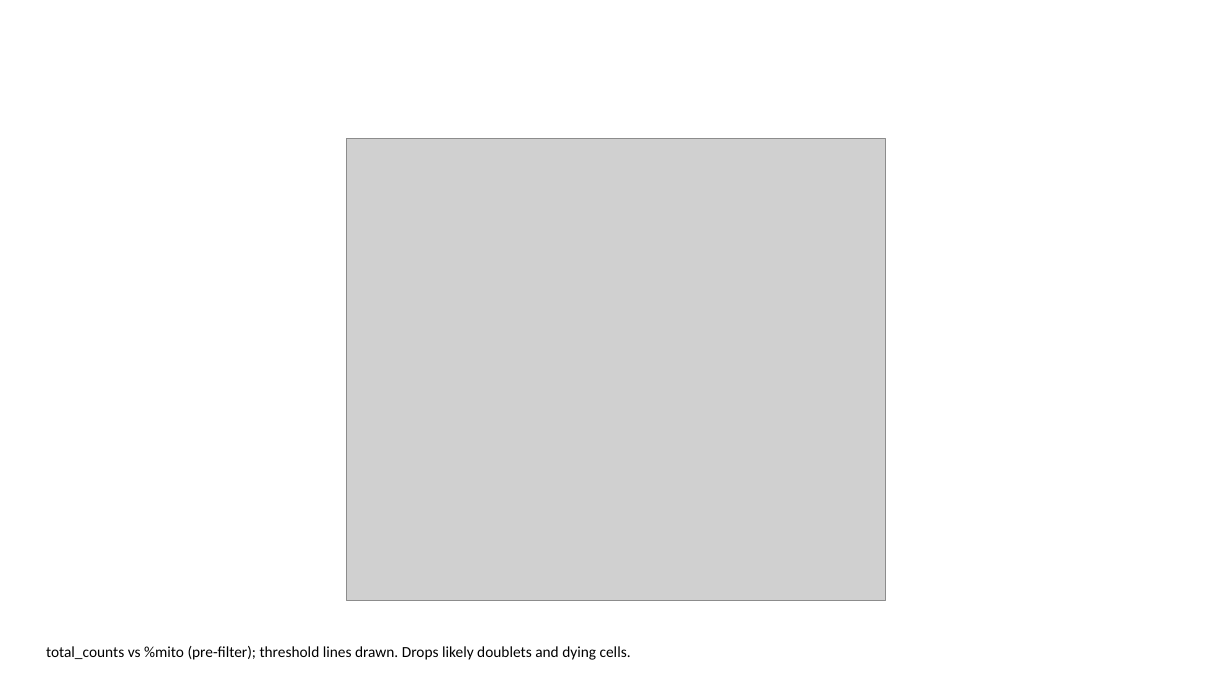
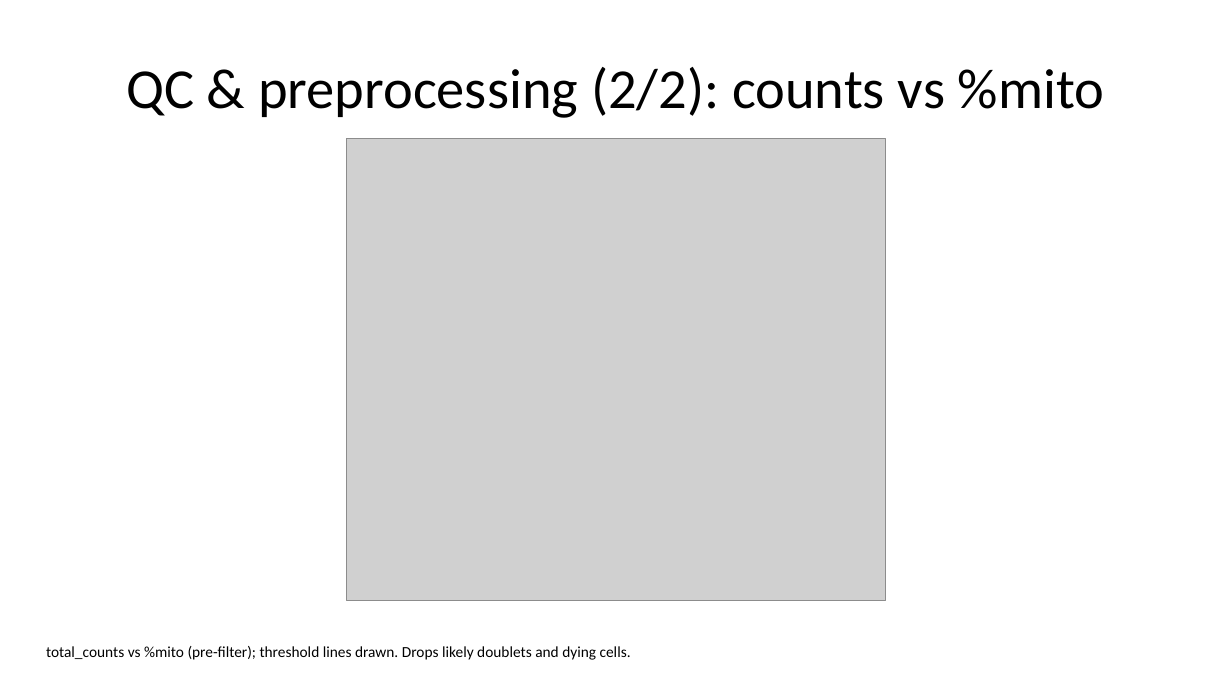
Before and after one commit to MegatronJeremy/ANOA-ANO, a slide deck: slide 5 of results/slides/GI_nanoplastic.pptx. Drawn at 1232x693 pixels with LibreOffice and Linux fonts; fonts in the diff are those of the drawing; grey boxes stand for pictures. Boxes give left, top, right and bottom in pixels: in the first picture for what was removed or moved away, otherwise in the second. Text is boxed around its words. In the diff, an @@ line names an element or a change of style, - is before the commit and + after.

```diff
--- a/results/slides/GI_nanoplastic.pptx
+++ b/results/slides/GI_nanoplastic.pptx
@@ title added at <box>126,67,1104,118</box>, 44 pt, text #000000 @@
+QC & preprocessing (2/2): counts vs %mito
```
Also in this commit, not shown: 7 other slides changed, 5 slides added, 5 slides removed, 1 other file.
